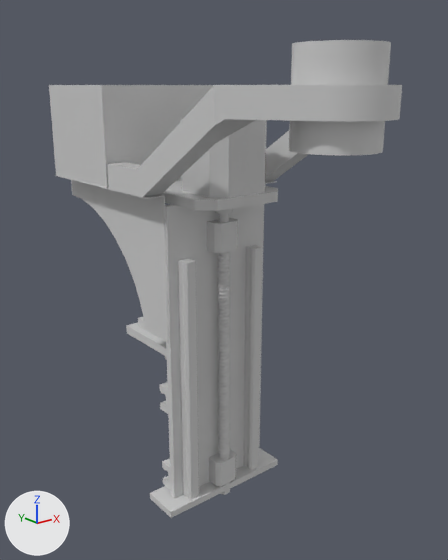
The glTF model public/models/XBODY.glb as it was, and as the next commit left it.
Camera for both pictures: a camera (50 mm lens) standing at (-0.119, 0.109, 1.156) and looking at (0.669, 1.094, 0.762). Every picture has the same lights, and +X, +Y and +Z are marked at lower left. The first picture is the older version. Where no turn or scale is listed for an object, it has been applied to the vertices. Vertices at exactly the same position are counted once.

The first picture shows 'X'.
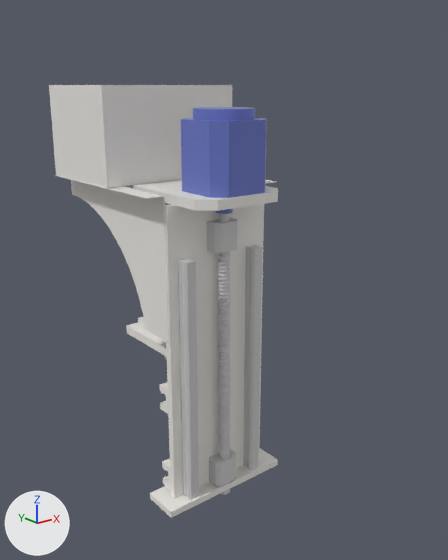
Where the newer file only moved an object's origin or applied its transform, the numbers keep the older frame.

Patch to the scene script:
```diff
--- a/public/models/XBODY.glb.py
+++ b/public/models/XBODY.glb.py
@@ mat_aluminumnitridealn @@
+mat_aluminumnitridealn = principled_material('AluminumnitrideAlN')
+mat_aluminumnitridealn.base_color = (0.851, 0.827, 0.788)  # white #eeebe6
+mat_aluminumnitridealn.roughness = 0.447
@@ mat_steelsatin @@
+mat_steelsatin = principled_material('SteelSatin')
+mat_steelsatin.base_color = (0.626, 0.626, 0.626)  # light grey #cfcfcf
+mat_steelsatin.roughness = 0.3
@@ mat_paintmetalflakeblue @@
+mat_paintmetalflakeblue = principled_material('PaintMetalFlakeBlue')
+mat_paintmetalflakeblue.base_color = (0.145, 0.188, 0.569)  # blue #6a78c7
+mat_paintmetalflakeblue.roughness = 0.3
@@ me_x @@
 # used by ob_x; location = (0.0, 0.0, 0.0)
-me_x.from_pydata(...)  # 23543 vertices, 47122 faces; spans x 0.484..0.834, y 0.691..1.493, z 0.256..1.218
+me_x.from_pydata(...)  # 18888 vertices, 37651 faces; spans x 0.484..0.834, y 0.995..1.493, z 0.256..1.158
+# me_x part 1: 922 vertices moved within x 0.603..0.787, y 1.051..1.486, z 0.287..1.156; 17739 vertices removed from x 0.484..0.816, y 0.691..1.486, z 0.256..1.218; 13084 vertices added at x 0.484..0.829, y 1.011..1.484, z 0.256..1.156
+# me_x part 2: 386 faces spanning x 0.484..0.834, y 0.995..1.493, z 0.272..1.158 switch from mat_material__26 (light grey #cfcfcf) to mat_aluminumnitridealn (white #eeebe6)
+# me_x part 3: 18 faces spanning x 0.58..0.72, y 1.02..1.268, z 0.638..1.116 switch from mat_material__26 (light grey #cfcfcf) to mat_paintmetalflakeblue (blue #6a78c7)
+me_x.materials.append(mat_steelsatin)  # light grey #cfcfcf
```

Boxes [x1, y1, x2, y2] around the edits, measured in the pictures (448 x 560 px; the box of a moved part takes in the faces that stretch with it):
'X', reshaped (35% narrower, 9% shorter): before [49, 40, 402, 518]; after [49, 85, 278, 518]
part 1 of me_x, moved or reshaped: before [55, 40, 402, 510]; after [55, 107, 277, 510]
part 2 of me_x, recoloured: [49, 85, 278, 518] in both
part 3 of me_x, recoloured: after [214, 108, 255, 121]
